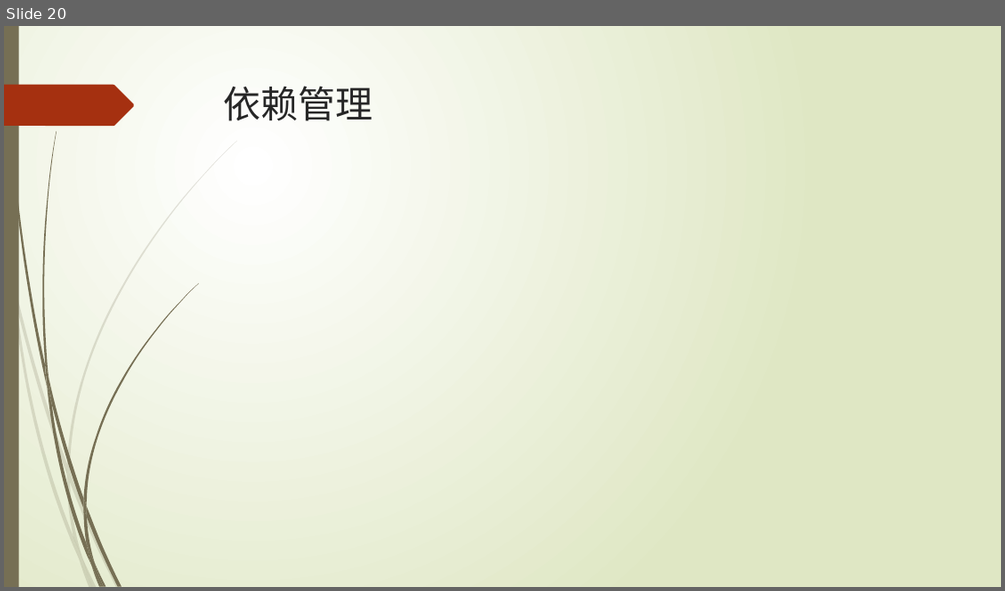
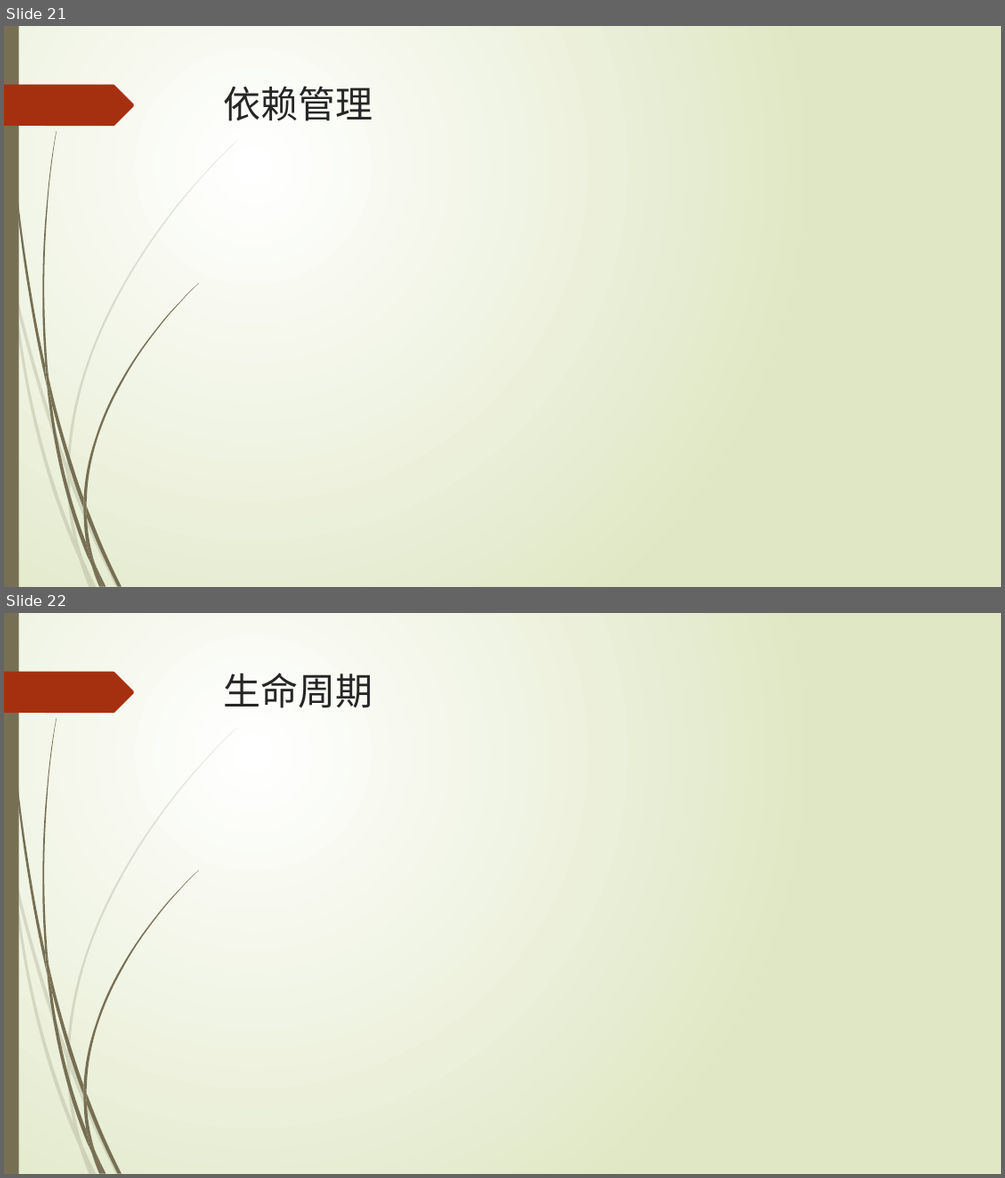
Before and after one commit to xljnc/gradle-springboot-plugin, a slide deck: doc/Gradle浅析.pptx. Shown one above the other, each under a label of ours: slide 20 before the commit, slides 21 and 22 after it. The pictures are 1005x591 and 1005x1178 pixels, drawn with LibreOffice and Linux fonts; fonts in the diff are those of the drawing. Boxes give left, top, right and bottom in pixels: in the first picture for what was removed or moved away, otherwise in the second. Text is boxed around its words. In the diff, an @@ line names an element or a change of style, - is before the commit and + after.

```diff
--- a/doc/Gradle浅析.pptx
+++ b/doc/Gradle浅析.pptx
@@ slide 22 added at <box>4,613,1001,1174</box>, background gradient #FFFFFF to #DFE8C4; not listed: 24 template elements that a slide beside it also shows @@
@@ title added at <box>224,673,373,708</box>, 36 pt, text #262626 @@
+生命周期
@@ what was slide 20 is now slide 21 @@
```
Also in this commit, not shown: 3 other slides added.
